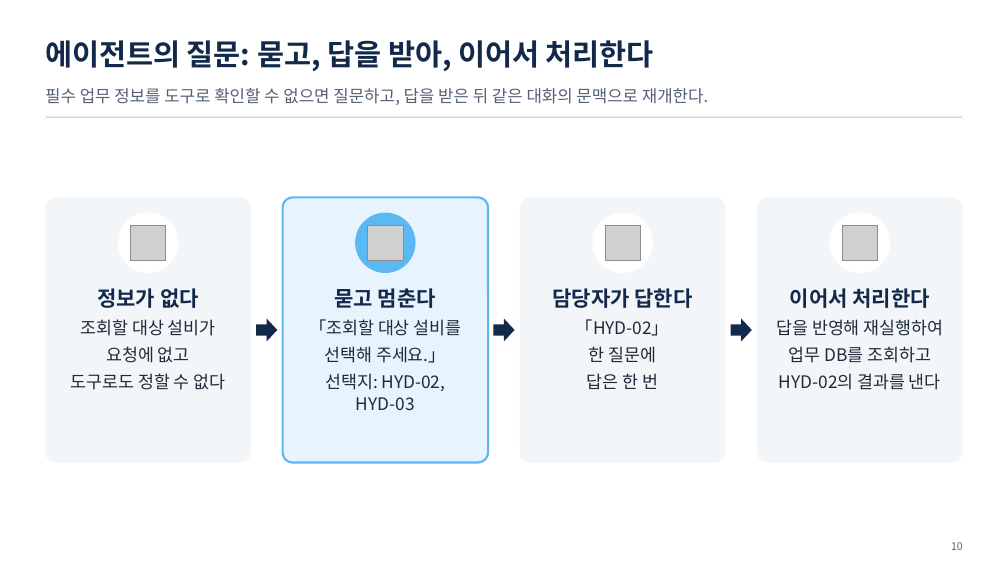
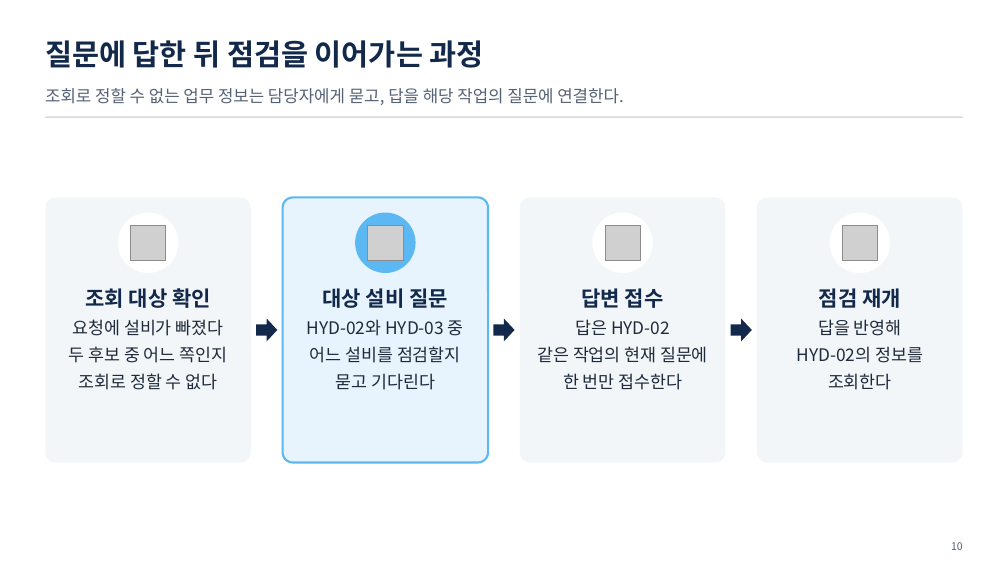
Before and after one commit to uengine-oss/hyd-iot-edu, a slide deck: slide 10 of workspace/강의제작/산출물/통합반/이론/07회차/통합반_07일차.pptx. Drawn at 1008x567 pixels with LibreOffice and Linux fonts; fonts in the diff are those of the drawing; grey boxes stand for pictures. Boxes give left, top, right and bottom in pixels: in the first picture for what was removed or moved away, otherwise in the second. Text is boxed around its words. In the diff, an @@ line names an element or a change of style, - is before the commit and + after.

Commit message:
통합반 7회차 1~13장의 승인·질문·종료 분기를 개편하고 시험 낭독과 공식 렌더 대기를 기록

```diff
--- a/workspace/강의제작/산출물/통합반/이론/07회차/통합반_07일차.pptx
+++ b/workspace/강의제작/산출물/통합반/이론/07회차/통합반_07일차.pptx
@@ text at [45, 40, 484, 68]: text changed @@
-에이전트의 질문: 묻고, 답을 받아, 이어서 처리한다
+질문에 답한 뒤 점검을 이어가는 과정
@@ text at [45, 88, 623, 105]: text changed @@
-필수 업무 정보를 도구로 확인할 수 없으면 질문하고, 답을 받은 뒤 같은 대화의 문맥으로 재개한다.
+조회로 정할 수 없는 업무 정보는 담당자에게 묻고, 답을 해당 작업의 질문에 연결한다.
@@ text at [69, 288, 228, 390]: text changed @@
-정보가 없다
-조회할 대상 설비가
-요청에 없고
-도구로도 정할 수 없다
+조회 대상 확인
+요청에 설비가 빠졌다
+두 후보 중 어느 쪽인지
+조회로 정할 수 없다
@@ text at [307, 288, 464, 390]: text changed @@
-묻고 멈춘다
-「조회할 대상 설비를
-선택해 주세요.」
-선택지: HYD-02, HYD-03
+대상 설비 질문
+HYD-02와 HYD-03 중
+어느 설비를 점검할지
+묻고 기다린다
@@ text at [537, 288, 708, 390]: text changed @@
-담당자가 답한다
-「HYD-02」
-한 질문에
-답은 한 번
+답변 접수
+답은 HYD-02
+같은 작업의 현재 질문에
+한 번만 접수한다
@@ text at [797, 288, 923, 390]: text changed @@
-이어서 처리한다
-답을 반영해 재실행하여
-업무 DB를 조회하고
-HYD-02의 결과를 낸다
+점검 재개
+답을 반영해
+HYD-02의 정보를
+조회한다
```
Also in this commit, not shown: 12 other slides changed, 29 other files.
